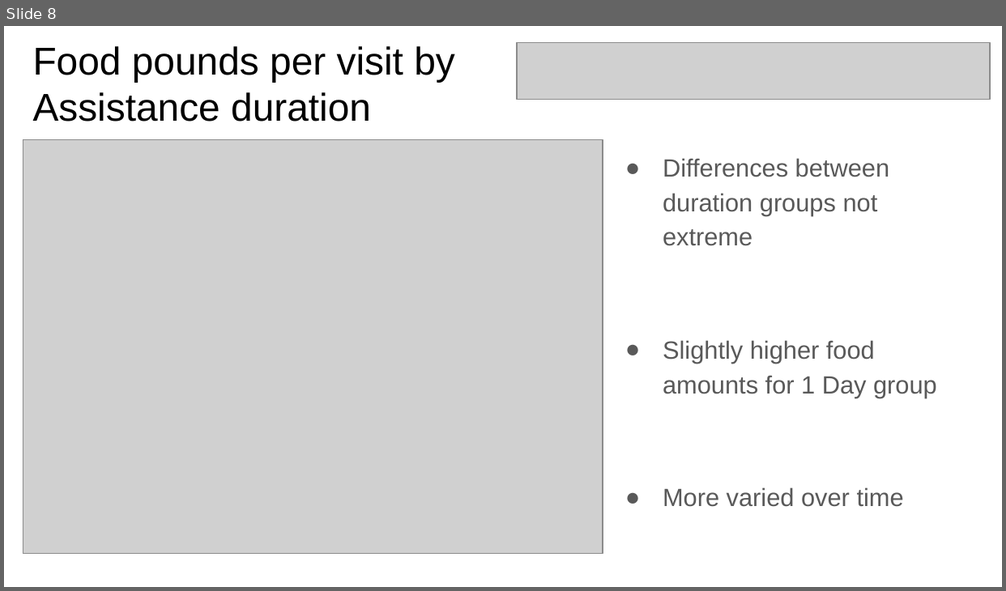
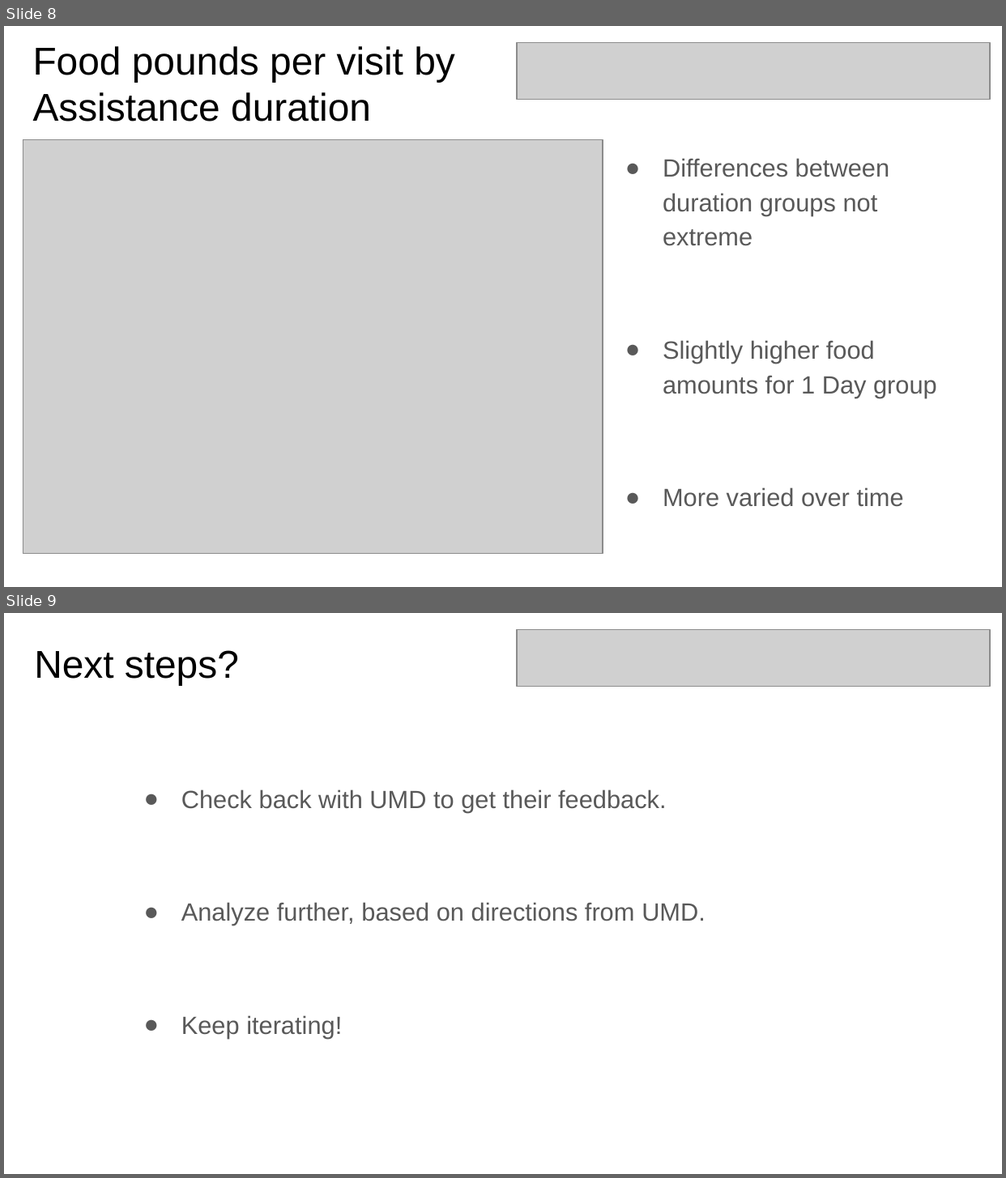
Before and after one commit to datasci611/bios611-projects-fall-2019-kingwilliam87, a slide deck: project_1/results/project1_presentation.pptx. Shown one above the other, each under a label of ours: slide 8 before the commit, slides 8 and 9 after it. The pictures are 1006x591 and 1006x1178 pixels, drawn with LibreOffice and Linux fonts; fonts in the diff are those of the drawing; grey boxes stand for pictures. Boxes give left, top, right and bottom in pixels: in the first picture for what was removed or moved away, otherwise in the second. Text is boxed around its words. In the diff, an @@ line names an element or a change of style, - is before the commit and + after.

```diff
--- a/project_1/results/project1_presentation.pptx
+++ b/project_1/results/project1_presentation.pptx
@@ slide 9 added at [4,613,1002,1174], background #FFFFFF @@
@@ picture added at [517,629,990,686] @@
@@ title added at [34,650,239,685], 28 pt, text #000000 @@
+Next steps?
@@ text added at [181,790,705,1039], 18 pt, text #595959 @@
+● Check back with UMD to get their feedback.
+● Analyze further, based on directions from UMD.
+● Keep iterating!
```
Also in this commit, not shown: 2 other files.
